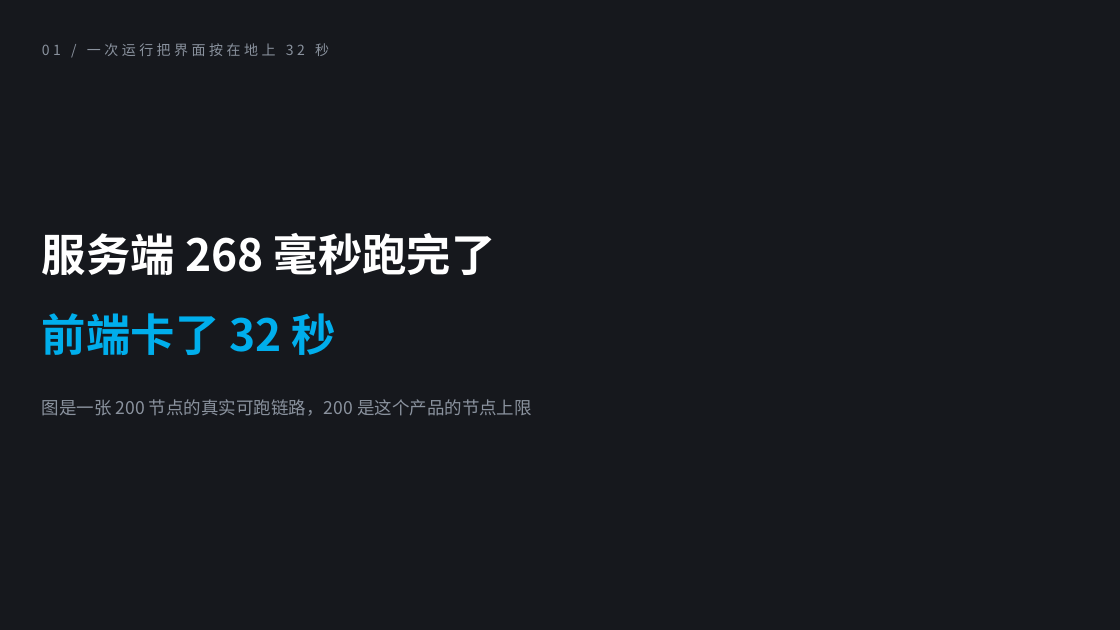
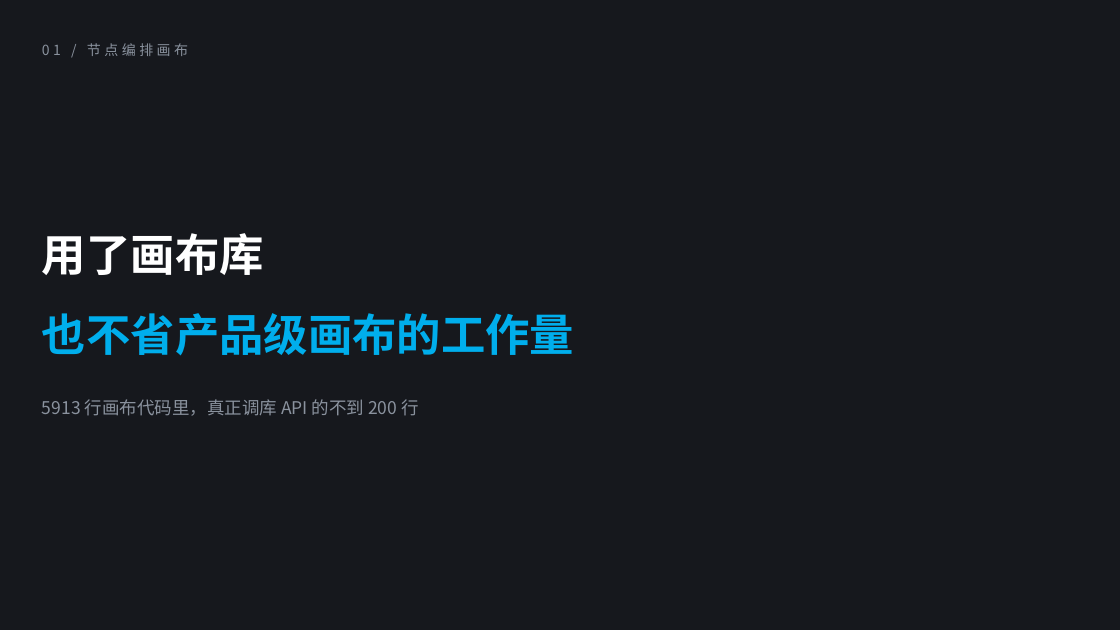
Before and after one commit to bomu1121/scribe-flow, a slide deck: slide 4 of sharing/out/ScribeFlow-前端技术分享.pptx. Drawn at 1120x630 pixels with LibreOffice and Linux fonts; fonts in the diff are those of the drawing. Boxes give left, top, right and bottom in pixels: in the first picture for what was removed or moved away, otherwise in the second. Text is boxed around its words. In the diff, an @@ line names an element or a change of style, - is before the commit and + after.

Commit message:
docs(sharing): 撤掉「200 节点卡 32 秒」这条合成基准叙事，主题一换回画布
那条 32 秒是用 199 个文本工具节点串出来的**合成基准**，不是真实使用场景——本项目的真实
工程是个位数节点。把它当成"我们遇到的困难"讲，现场一问规模就站不住，所以整条撤掉。

- PPT：04–06 页（性能过场 / 两组数字 / 为什么会卡）换成画布三页——04 过场「用了画布库，
  也不省产品级画布的工作量」、05「16 种节点，只注册 1 个 nodeType」、06「快照式撤销，和它带来
  的两个副作用」；07 浮层缩放保留。**页数不变仍是 18 页，主题一仍是第 4–7 页**。已重新生成
  pptx 与 18 张 PNG；改动过的 04、05 页逐页看过，无溢出。
- SPEECH.md：主题一时间分配与 P4–P7 口播换成画布版；演示清单去掉"点运行看卡不卡"，
  保留缩放浮层与撤销镜头两条；"绝对不能砍"改成 P6 / P9 / P18。
- ROOM.md：「第一段」整段换成画布取舍；「三个必答题」的开发困难从四条降为三条（去掉 32 秒那条）；
  问答表删掉 200 节点 / 裁剪 / 测量三行，补一行"画布卡不卡 → 没做过基准，拿不出数字"。
- MODULES.md：删掉第二节「200 个节点卡 32 秒」（64 行），后面八节顺号；诚实清单里引用的
  那组性能数字与已删报告一并去掉。
- 删除 `docs/research/canvas-performance-optimization.md` 与 `sharing/tools/make-bench-graph.mjs`
  （报告与演示道具都只服务于这条叙事）。
- CHANGELOG：画布那三条改动改成如实描述——照公开做法做对了，**收益没在真实规模上验证过**；
  去掉已删报告与道具的引用。
- FlowCanvas.vue：两处注释里的"200 节点实测"改成"合成场景 200 节点"，并写明日常规模看不出差别。
- 顺手更正画布三页里已漂的数字：画布目录 5687 → 5913 行、外壳 2849 → 3028 行、分派链
  14 → 16 段（起点 :935 → :1014）；QA.md 的核对结论加一句"行数会漂、讲前重量"。

校验：web typecheck exit 0；web 44 个用例通过（源码改动仅是注释）；pnpm lint exit 0；
docs:gen 与 docs:lint 重跑（50 个文件 0 错 0 警）；pptx 与 18 张 PNG 已重新导出。

```diff
--- a/sharing/out/ScribeFlow-前端技术分享.pptx
+++ b/sharing/out/ScribeFlow-前端技术分享.pptx
@@ text at box(42, 43, 188, 56): text changed @@
-01 / 一次运行把界面按在地上 32 秒
+01 / 节点编排画布
@@ text at box(42, 233, 264, 275): text changed @@
-服务端 268 毫秒跑完了
+用了画布库
@@ text at box(42, 313, 574, 356): text changed @@
-前端卡了 32 秒
+也不省产品级画布的工作量
@@ text at box(42, 399, 418, 416): text changed @@
-图是一张 200 节点的真实可跑链路，200 是这个产品的节点上限
+5913 行画布代码里，真正调库 API 的不到 200 行
```
Also in this commit, not shown: 2 other slides changed, 2 slides added, 2 slides removed, 31 other files.
